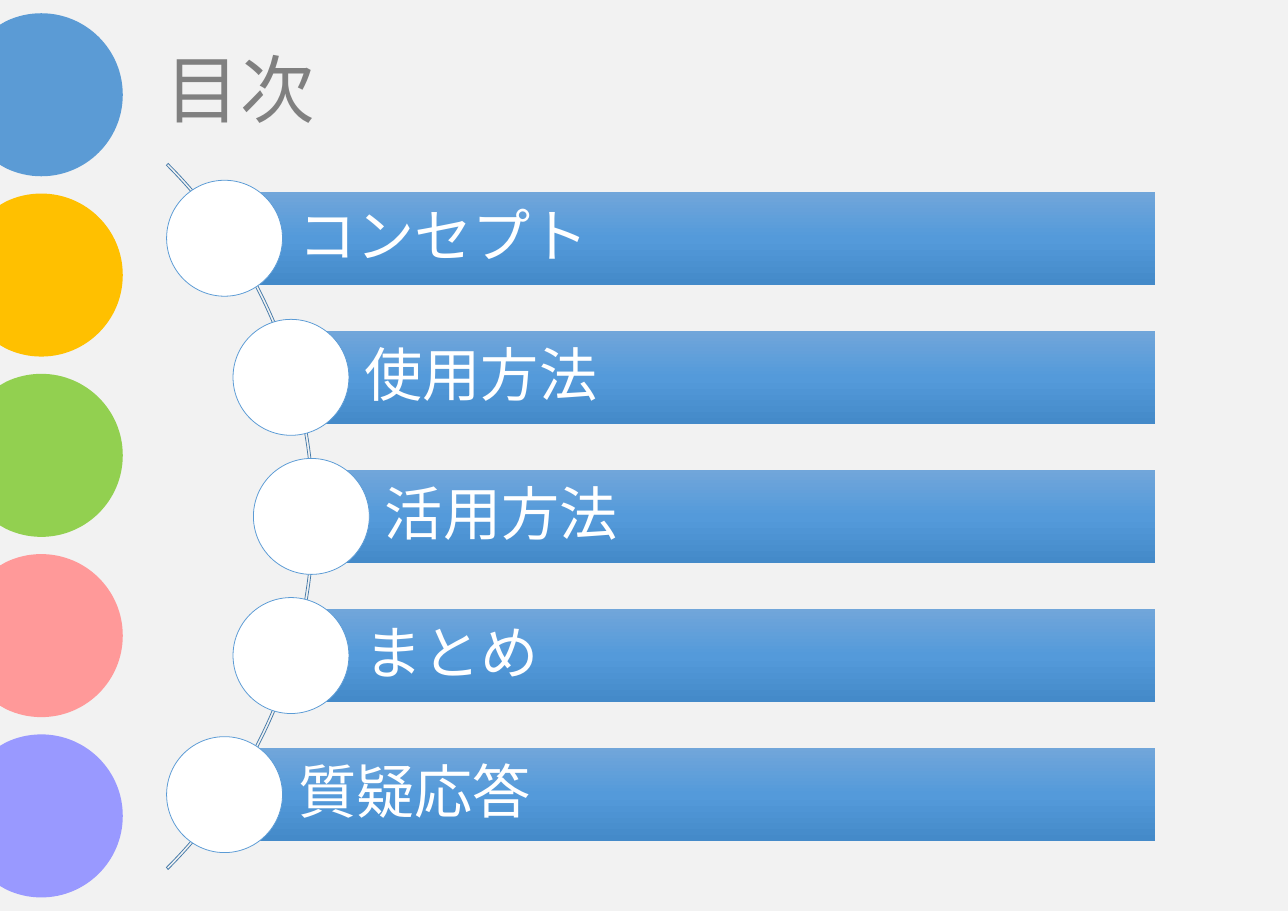
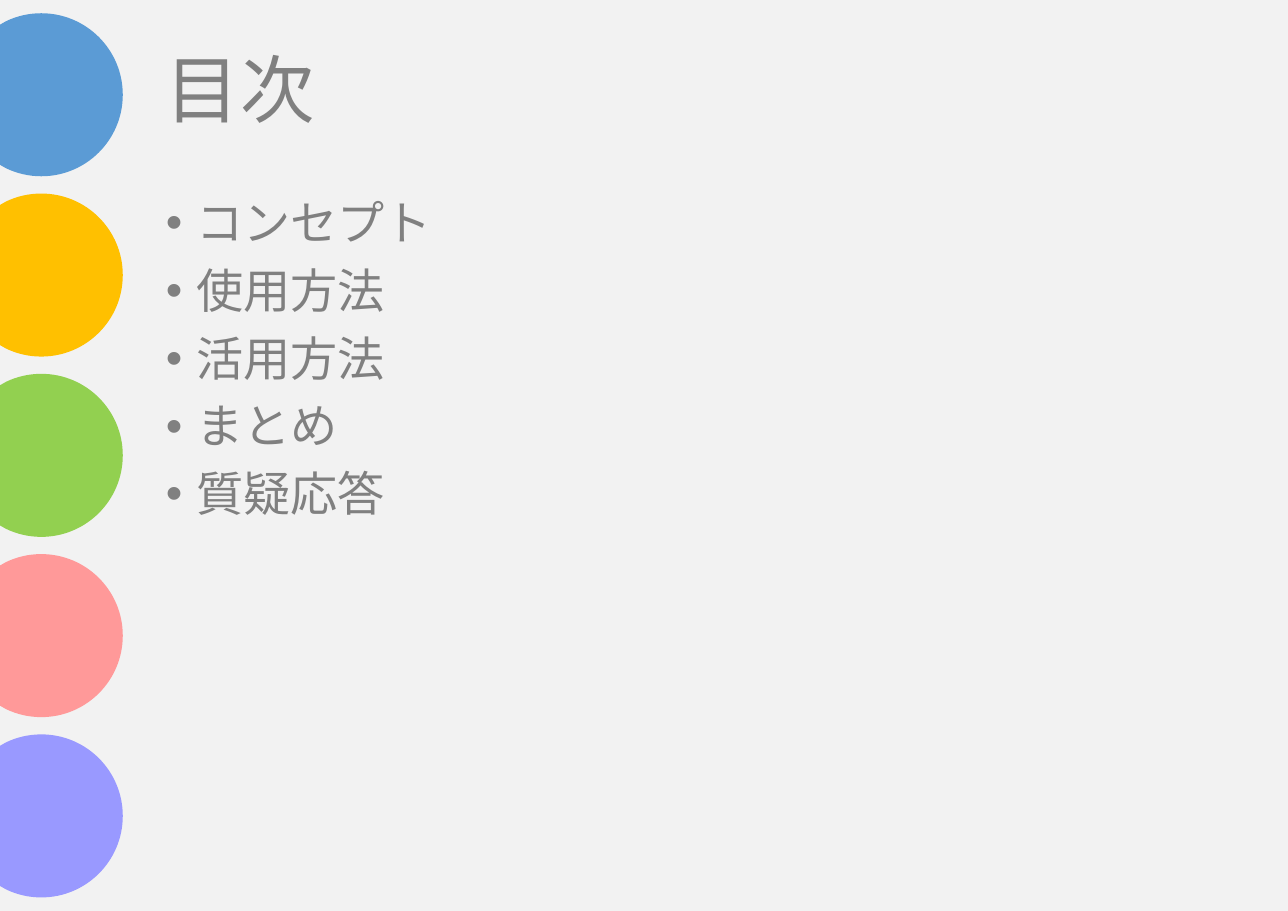
Before and after one commit to asojketest1/test, a slide deck: slide 2 of Funanaプレゼン.pptx. Drawn at 1288x911 pixels with LibreOffice and Linux fonts; fonts in the diff are those of the drawing. Boxes give left, top, right and bottom in pixels: in the first picture for what was removed or moved away, otherwise in the second. Text is boxed around its words. In the diff, an @@ line names an element or a change of style, - is before the commit and + after.

```diff
--- a/Funanaプレゼン.pptx
+++ b/Funanaプレゼン.pptx
@@ text added at (x1=196, y1=201, x2=432, y2=515), 30.9 pt, text #808080 @@
+• コンセプト
+• 使用方法
+• 活用方法
+• まとめ
+• 質疑応答
@@ group removed at (x1=0, y1=18, x2=1156, y2=911): 5 rectangles, 5 texts, 5 ellipses, 1 arch (boxed as its full ring) @@
-コンセプト
-使用方法
-活用方法
-まとめ
-質疑応答
```
Also in this commit, not shown: 8 other slides changed, 10 slides added, 6 slides removed.
